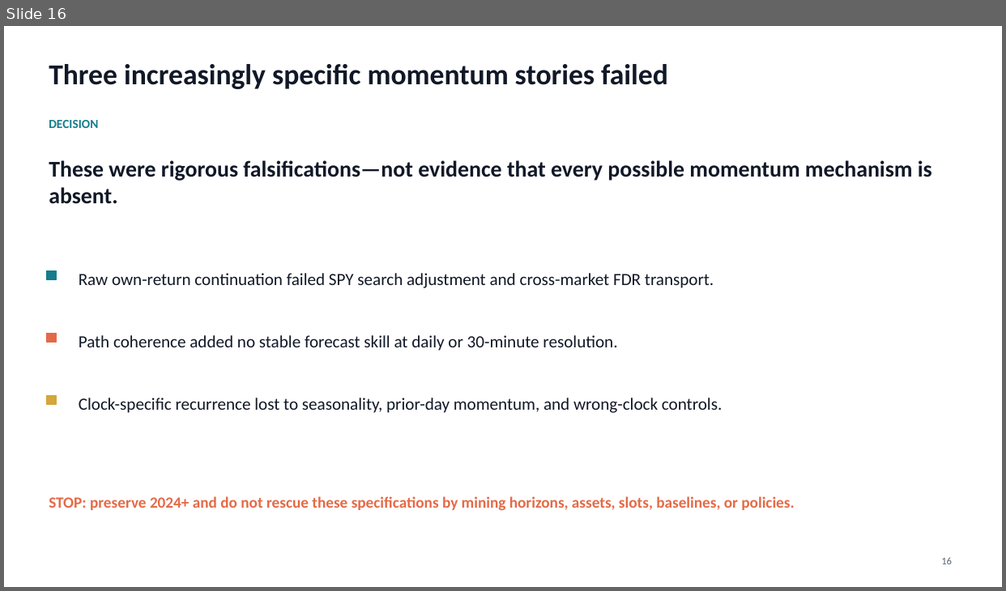
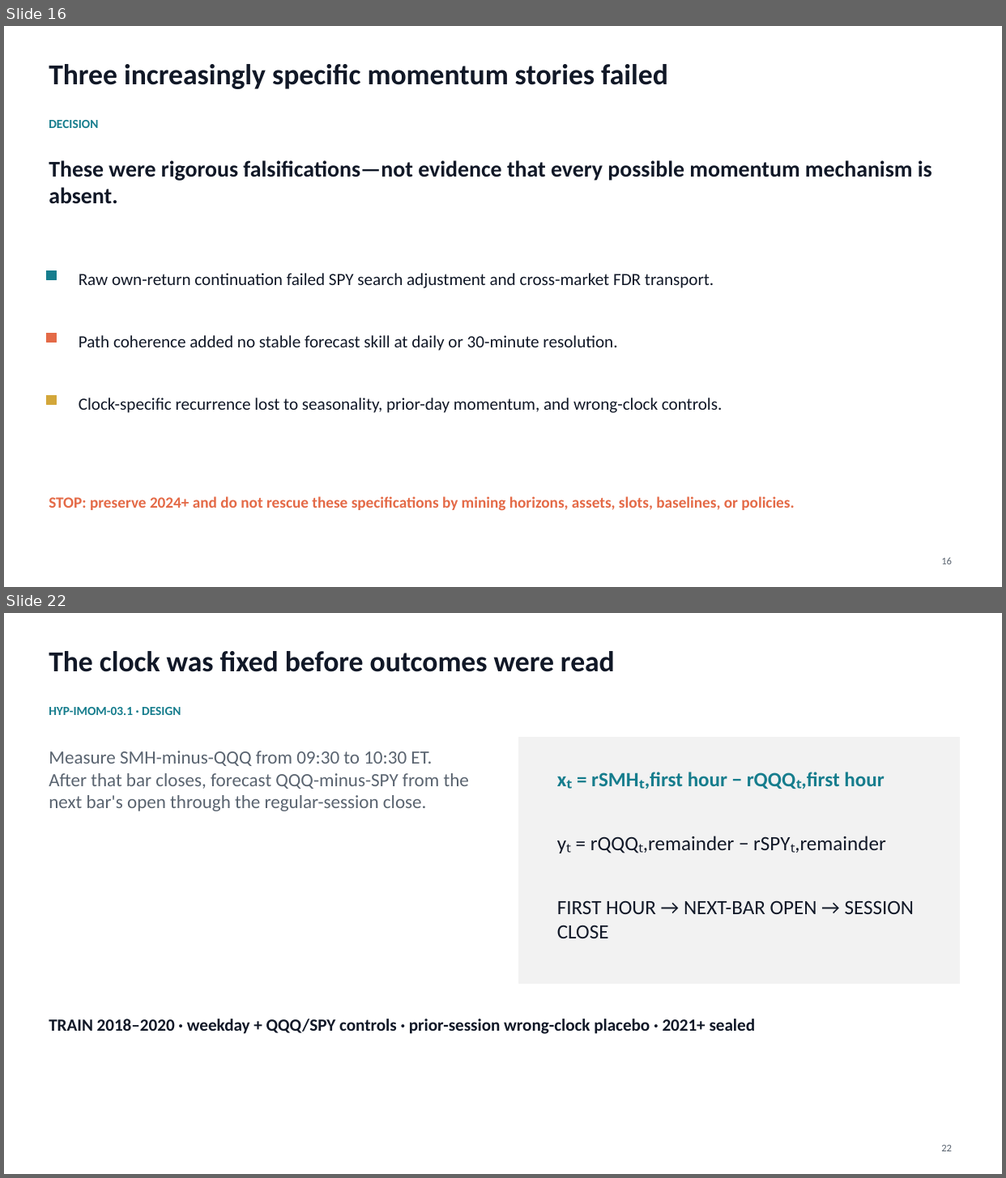
Before and after one commit to Francisc0Franc0/Time-Series-Modeling-Gen5, a slide deck: literature_studies/presentations/gen5_momentum_predictor_evidence_series.pptx. Shown one above the other, each under a label of ours: slide 16 before the commit, slides 16 and 22 after it; the slides between them are not shown. The pictures are 1006x591 and 1006x1178 pixels, drawn with LibreOffice and Linux fonts; fonts in the diff are those of the drawing. Boxes give left, top, right and bottom in pixels: in the first picture for what was removed or moved away, otherwise in the second. Text is boxed around its words. In the diff, an @@ line names an element or a change of style, - is before the commit and + after.

Commit message:
Consolidate momentum research evidence through CAL-A02

```diff
--- a/literature_studies/presentations/gen5_momentum_predictor_evidence_series.pptx
+++ b/literature_studies/presentations/gen5_momentum_predictor_evidence_series.pptx
@@ slide 22 added at [4,613,1002,1174], background #FFFFFF @@
@@ text added at [49,651,615,672], 27.8 pt, text #111827, bold @@
+The clock was fixed before outcomes were read
@@ text added at [49,707,181,715], 12 pt, text #167D8D, bold @@
+HYP-IMOM-03.1 · DESIGN
@@ text added at [49,751,469,811], 18 pt, text #5A6470 @@
+Measure SMH-minus-QQQ from 09:30 to 10:30 ET. After that bar closes, forecast QQQ-minus-SPY from the next bar's open through the regular-session close.
@@ rectangle added at [519,738,960,983], fill #F2F2F2, outline #F2F2F2 0.75 pt @@
@@ text added at [645,772,884,789], 19.5 pt, text #167D8D, bold @@
+xₜ = rSMHₜ,first hour − rQQQₜ,first hour
@@ text added at [643,836,885,853], 19.5 pt, text #111827 @@
+yₜ = rQQQₜ,remainder − rSPYₜ,remainder
@@ text added at [557,901,914,939], 19.5 pt, text #111827 @@
+FIRST HOUR → NEXT-BAR OPEN → SESSION CLOSE
@@ text added at [49,1019,756,1034], 16.5 pt, text #111827, bold @@
+TRAIN 2018–2020 · weekday + QQQ/SPY controls · prior-session wrong-clock placebo · 2021+ sealed
@@ text added at [941,1145,952,1152], 9.8 pt, text #5A6470 @@
+22
```
Also in this commit, not shown: 2 slides changed, 34 other slides added, 3 other files.
